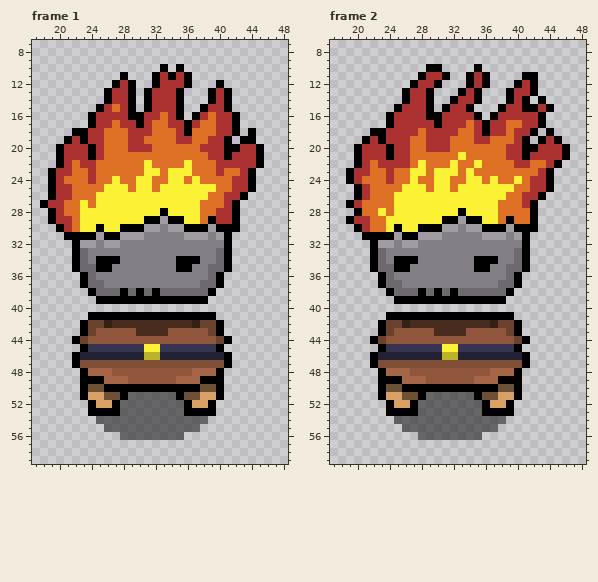
Pixel-art file -- aseprite/player-base/demon.aseprite. This is how it looked before the edit.
64x64 pixels, 12 frames. Shown: frame 1: x 17..48, y 7..59; frame 2: x 17..48, y 7..59. The commit also changed other frames, which this record leaves out.
The same view after the edit:
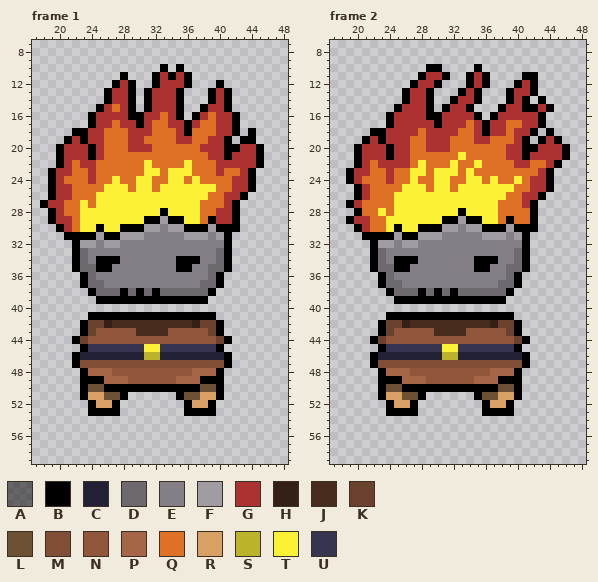
Palette (. is transparent): A #00000080  B #000000  C #222034  D #6d696f  E #847e87  F #a09ca2  G #ac3232  H #352016  J #472b1d  K #6a412d  L #6c5033  M #804d36  N #8f563b  P #a66546  Q #df7126  R #d9a066  S #bbb42b  T #fbf236  U #373451
What changed:
layer "Drop_Shadow" now hidden
Frame 1:
y 51: x 29..34 AAAAAA -> ......
y 52..53: x 28..35 AAAAAAAA -> ........
y 54: x 25..38 AAAAAAAAAAAAAA -> ..............
y 55: x 26..37 AAAAAAAAAAAA -> ............
y 56: x 28..35 AAAAAAAA -> ........
Frame 2: the same change as frame 1
Pixel boxes of the changes (left, top, right, bottom) in both pictures:
erased: (96, 392, 208, 440)
erased: (394, 392, 506, 440)
